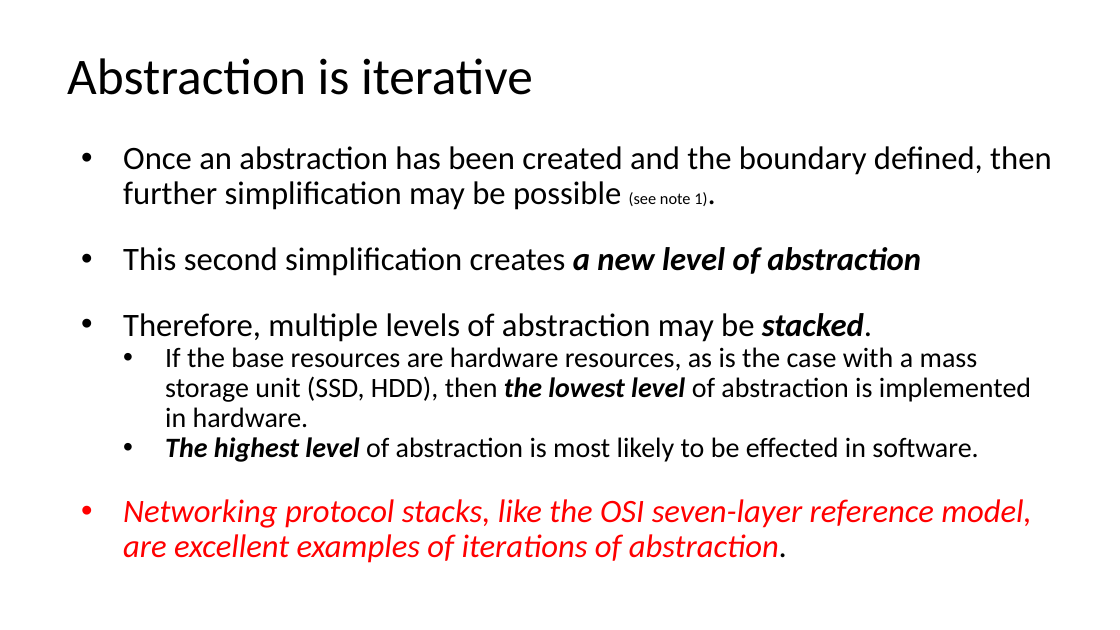
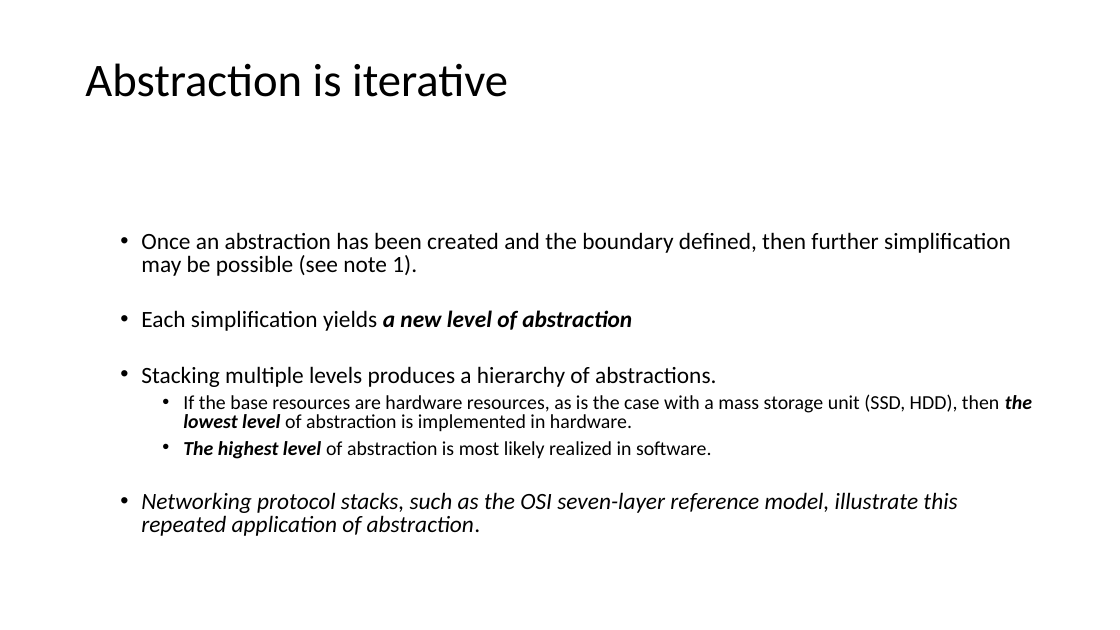
Before and after one commit to lukacassar/hw, a slide deck: slide 28 of CCE2414/1. Networking Foundations.pptx (slide 27 before the commit). Drawn at 1120x630 pixels with LibreOffice and Linux fonts; fonts in the diff are those of the drawing. Boxes give left, top, right and bottom in pixels: in the first picture for what was removed or moved away, otherwise in the second. Text is boxed around its words. In the diff, an @@ line names an element or a change of style, - is before the commit and + after.

```diff
--- a/CCE2414/1. Networking Foundations.pptx
+++ b/CCE2414/1. Networking Foundations.pptx
@@ title "Abstraction is iterative": place and size @@
-title "Abstraction is iterative" at bbox=[67, 58, 533, 95]
+title "Abstraction is iterative" at bbox=[85, 63, 508, 97]
@@ title "Abstraction is iterative" at bbox=[85, 63, 508, 97]: size 44 to 40 pt @@
@@ text "Once an abstraction has been ...": place and size @@
-text "Once an abstraction has been ..." at bbox=[123, 146, 1051, 563]
+text "Once an abstraction has been ..." at bbox=[141, 232, 1032, 536]
@@ text at bbox=[141, 232, 1032, 432]: size 28 to 20 pt in "Once an abstraction has been created and ..."; size 14 to 20 pt in "(see note 1)."; size 24 to 17 pt in "If the base resources are hardware resources, ..."; indent changed; line spacing 0.9 to 0.8; more space between paragraphs @@
@@ text at bbox=[141, 310, 716, 387]: text changed; size 28 to 20 pt @@
-• This second simplification creates a new level of abstraction
-• Therefore, multiple levels of abstraction may be stacked.
+• Each simplification yields a new level of abstraction
+• Stacking multiple levels produces a hierarchy of abstractions.
@@ text at bbox=[141, 441, 957, 536]: text changed; size 28 to 20 pt; text colour #FF0000 to #000000 @@
-  • The highest level of abstraction is most likely to be effected in software.
-• Networking protocol stacks, like the OSI seven-layer reference model, are excellent examples of iterations of abstraction.
+  • The highest level of abstraction is most likely realized in software.
+• Networking protocol stacks, such as the OSI seven-layer reference model, illustrate this repeated application of abstraction.
```
Also in this commit, not shown: 54 other slides changed, 12 slides added, 5 slides removed.
